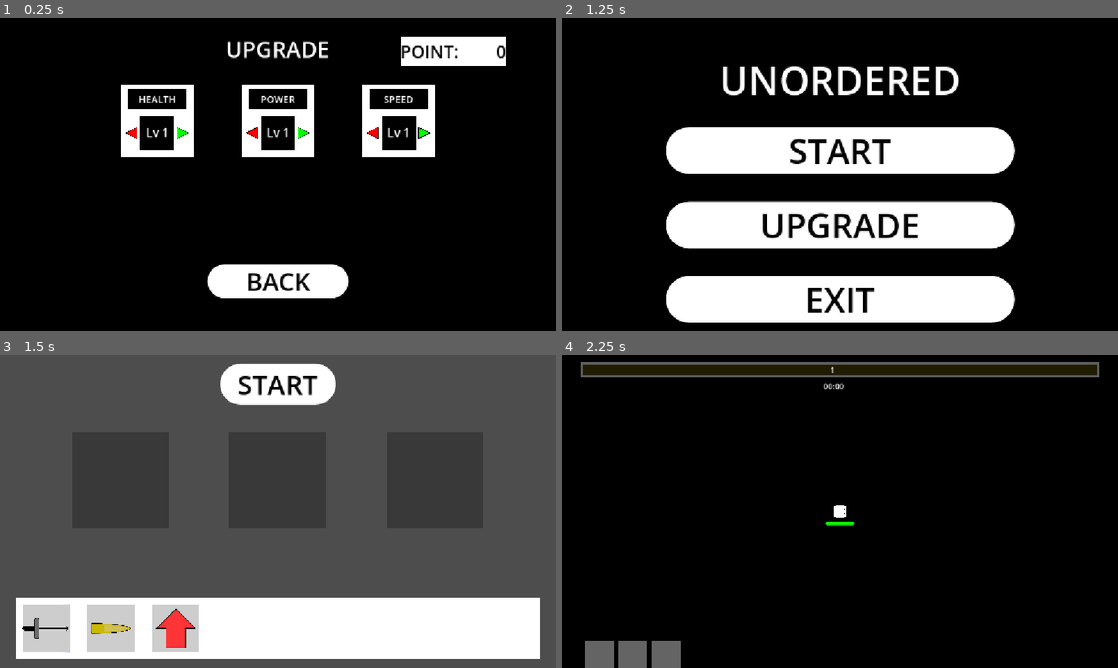
Above: before the commit, frames 1-4 (two rows, left to right).
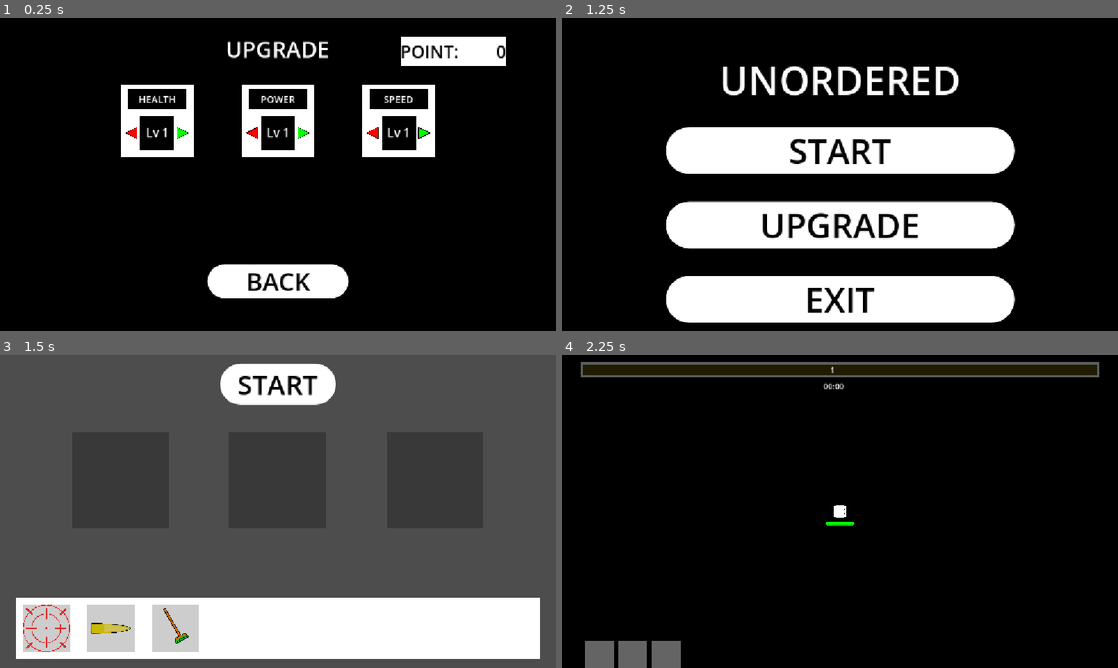
Above: after the commit, the same moments.

Repository: YamatoRyukyu/Unordered
Game: Godot game, scene res://Scenes/UpgradeScreen/upgrade_screen.tscn
The game is run twice, just before and just after one commit, with the same random seed, the same clock (stepped at 60 frames per second) and the same inputs. This scene is started directly instead of the project's main scene.
Inputs:
- Up to frame 1 (0.25 s): no input
- Up to frame 2 (1.25 s): click "BACK" at 0.5 s
- Up to frame 3 (1.5 s): click "START" at 1.25 s
- Up to frame 4 (2.25 s): click "START" at 2 s

Frames 1-2 are identical in both runs. In frame 3, 0.8% of the frame differs, in the area x 4-36%, y 79-96%; in frame 4, nothing differs.
Error after the commit: Cannot call method 'queue_free' on a null value. (res://Scripts/Singletons/audio_manager.gd:33)

Commit message:
[feature]BGM and SE

Diff:
--- a/Datas/SaveData.gd
+++ b/Datas/SaveData.gd
@@ -39,7 +39,6 @@
 	for action in action_resource_dicts:
 		if action["name"] == action_name:
 			action["is_unlocked"] =true
-			print(action.name,"unlocked")
 			return
 	return
 
--- a/Scenes/ActionDatas/Bomb/Bomb.tscn
+++ b/Scenes/ActionDatas/Bomb/Bomb.tscn
@@ -1,8 +1,9 @@
-[gd_scene load_steps=8 format=3 uid="uid://c7ip11hfvoh4k"]
+[gd_scene load_steps=9 format=3 uid="uid://c7ip11hfvoh4k"]
 
 [ext_resource type="PackedScene" uid="uid://dghc1ei1q2aew" path="res://Scenes/ActionDatas/ActionBase.tscn" id="1_q0avp"]
 [ext_resource type="Texture2D" uid="uid://bloxfju2tp5w1" path="res://Pictures/sight.png" id="2_8a5ev"]
 [ext_resource type="Script" uid="uid://tkv7ddvodfke" path="res://Scenes/ActionDatas/Bomb/bomb.gd" id="2_c5o74"]
+[ext_resource type="AudioStream" uid="uid://dyy0vfuwrujrm" path="res://Audios/SE/Bullet/輪ゴム弾・ゴム銃.mp3" id="3_e1hii"]
 [ext_resource type="PackedScene" uid="uid://b3lt5xeqjytxk" path="res://Scenes/Particles/Explosion/explosion.tscn" id="4_07347"]
 
 [sub_resource type="Curve" id="Curve_c5o74"]
@@ -37,6 +38,7 @@
 base_attack_rotation = 45
 attack_speed = 1.0
 knockback_force = 0.0
+se = ExtResource("3_e1hii")
 
 [node name="CollisionShape2D" parent="." index="0"]
 disabled = true
--- a/Scenes/ActionDatas/Broom/broom.tscn
+++ b/Scenes/ActionDatas/Broom/broom.tscn
@@ -1,20 +1,22 @@
-[gd_scene load_steps=5 format=3 uid="uid://dc7t505t6qfjl"]
+[gd_scene load_steps=6 format=3 uid="uid://dc7t505t6qfjl"]
 
 [ext_resource type="PackedScene" uid="uid://dghc1ei1q2aew" path="res://Scenes/ActionDatas/ActionBase.tscn" id="1_5oyq0"]
 [ext_resource type="Script" uid="uid://r8ppq3cqx4ff" path="res://Scenes/ActionDatas/Broom/broom.gd" id="2_nlal2"]
 [ext_resource type="Texture2D" uid="uid://dlol1cnq80lkc" path="res://Pictures/ホウキ.png" id="2_xbqbi"]
+[ext_resource type="AudioStream" uid="uid://cpcdfv2fgbo4m" path="res://Audios/SE/Broom/maou_se_sound_ignition02.mp3" id="3_ma6qs"]
 
 [sub_resource type="RectangleShape2D" id="RectangleShape2D_nlal2"]
 size = Vector2(398, 135)
 
 [node name="Area2D" instance=ExtResource("1_5oyq0")]
-collision_layer = 0
-collision_mask = 0
 script = ExtResource("2_nlal2")
 base_attack_damage = 0.0
+base_buff_amount = 1.0
 base_attack_distance = 600.0
+base_attack_rotation = 45
 attack_speed = 500.0
 knockback_force = 5000.0
+se = ExtResource("3_ma6qs")
 
 [node name="Sprite2D" parent="CollisionShape2D" index="0"]
 scale = Vector2(1.0100001, 1)
--- a/Scenes/ActionDatas/Buff/buff.gd
+++ b/Scenes/ActionDatas/Buff/buff.gd
@@ -14,7 +14,8 @@
 
 func _physics_process(delta: float) -> void:
 	global_rotation =0.0
-	global_position =follow.global_position +dist_to_follow
+	if follow:
+		global_position =follow.global_position +dist_to_follow
 
 	if base_size != scale:
 		scale =base_size
--- a/Scenes/ActionDatas/Buff/buff.tscn
+++ b/Scenes/ActionDatas/Buff/buff.tscn
@@ -1,13 +1,19 @@
-[gd_scene load_steps=4 format=3 uid="uid://dy2a8fbu2umnj"]
+[gd_scene load_steps=5 format=3 uid="uid://dy2a8fbu2umnj"]
 
 [ext_resource type="PackedScene" uid="uid://dghc1ei1q2aew" path="res://Scenes/ActionDatas/ActionBase.tscn" id="1_s0j1c"]
 [ext_resource type="Script" uid="uid://5dblai53vhl2" path="res://Scenes/ActionDatas/Buff/buff.gd" id="2_doobx"]
 [ext_resource type="Texture2D" uid="uid://bw0ixqqrjj82x" path="res://Pictures/Arrow/上矢印.png" id="2_x5w85"]
+[ext_resource type="AudioStream" uid="uid://ei3es42u113w" path="res://Audios/SE/Buff/maou_se_system42.mp3" id="3_sqbr0"]
 
 [node name="Area2D" instance=ExtResource("1_s0j1c")]
 script = ExtResource("2_doobx")
 base_attack_damage = 0.0
 base_buff_amount = 2.0
+base_attack_distance = 3000.0
+base_attack_rotation = 45
+attack_speed = 2500.0
+knockback_force = 0.0
+se = ExtResource("3_sqbr0")
 
 [node name="Sprite2D" parent="CollisionShape2D" index="0"]
 scale = Vector2(0.1, 0.1)
--- a/Scenes/ActionDatas/Bullet/bullet.tscn
+++ b/Scenes/ActionDatas/Bullet/bullet.tscn
@@ -1,7 +1,8 @@
-[gd_scene load_steps=6 format=3 uid="uid://rk7dd6ym3uyb"]
+[gd_scene load_steps=7 format=3 uid="uid://rk7dd6ym3uyb"]
 
 [ext_resource type="PackedScene" uid="uid://dghc1ei1q2aew" path="res://Scenes/ActionDatas/ActionBase.tscn" id="1_c5vmv"]
 [ext_resource type="Script" uid="uid://n8c3wgaf3ueu" path="res://Scenes/ActionDatas/Bullet/bullet.gd" id="2_nb44r"]
+[ext_resource type="AudioStream" uid="uid://dyy0vfuwrujrm" path="res://Audios/SE/Bullet/輪ゴム弾・ゴム銃.mp3" id="3_j374f"]
 [ext_resource type="Texture2D" uid="uid://cii5uqa2dtyvf" path="res://Pictures/bullet.png" id="3_m4xt4"]
 
 [sub_resource type="RectangleShape2D" id="RectangleShape2D_j374f"]
@@ -15,8 +16,12 @@
 collision_mask = 4
 script = ExtResource("2_nb44r")
 base_attack_damage = 100.0
+base_buff_amount = 1.0
 base_attack_distance = 300.0
+base_attack_rotation = 45
 attack_speed = 500.0
+knockback_force = 0.0
+se = ExtResource("3_j374f")
 
 [node name="CollisionShape2D" parent="." index="0"]
 shape = SubResource("RectangleShape2D_j374f")
--- a/Scenes/ActionDatas/SwingSword/sword.tscn
+++ b/Scenes/ActionDatas/SwingSword/sword.tscn
@@ -1,8 +1,9 @@
-[gd_scene load_steps=5 format=3 uid="uid://c7q3e3hmm234i"]
+[gd_scene load_steps=6 format=3 uid="uid://c7q3e3hmm234i"]
 
 [ext_resource type="PackedScene" uid="uid://dghc1ei1q2aew" path="res://Scenes/ActionDatas/ActionBase.tscn" id="1_10thk"]
 [ext_resource type="Script" uid="uid://dm5j5xx3nmwp5" path="res://Scenes/ActionDatas/SwingSword/sword.gd" id="2_ayi66"]
 [ext_resource type="Texture2D" uid="uid://b4yrvowxye0ed" path="res://Pictures/action_sword.png" id="2_woq7k"]
+[ext_resource type="AudioStream" uid="uid://dr72bs8fabedr" path="res://Audios/SE/Sword/剣の素振り2.mp3" id="3_ayi66"]
 
 [sub_resource type="RectangleShape2D" id="RectangleShape2D_10thk"]
 size = Vector2(310, 70)
@@ -18,6 +19,7 @@
 base_attack_rotation = 45
 attack_speed = 500.0
 knockback_force = 3000.0
+se = ExtResource("3_ayi66")
 
 [node name="CollisionShape2D" parent="." index="0"]
 visible = false
--- a/Scenes/Enemys/Bomber/bomber.tscn
+++ b/Scenes/Enemys/Bomber/bomber.tscn
@@ -36,7 +36,6 @@
 [node name="EnemyBase" instance=ExtResource("1_uhmw8")]
 scale = Vector2(0.3, 0.3)
 script = ExtResource("2_pcwj2")
-base_power = 50.0
 speed = 500.0
 unlock_action_name = "bomb"
 
--- a/Scenes/Enemys/EnemyBase/enemy_base.gd
+++ b/Scenes/Enemys/EnemyBase/enemy_base.gd
@@ -8,6 +8,7 @@
 @export var xp_amount: int =1
 
 @export var unlock_action_name: String =""
+@onready var damage_se: AudioStream =preload("res://Audios/SE/EnemyDamage/maou_se_sound16.mp3")
 
 var health: float
 var knockback_velocity: Vector2 =Vector2.ZERO
@@ -64,6 +65,7 @@
 
 func take_damage(damage: float) ->void:
 	health -= damage
+	AudioManager.play_sfx(damage_se, global_position)
 	_damage_timer_setting(damage)
 
 	if health <= 0:
--- a/Scenes/Enemys/Sticky/sticky.tscn
+++ b/Scenes/Enemys/Sticky/sticky.tscn
@@ -5,7 +5,7 @@
 [ext_resource type="Texture2D" uid="uid://k1threoy8t00" path="res://Pictures/enemy1.png" id="3_k75db"]
 
 [sub_resource type="CircleShape2D" id="CircleShape2D_k75db"]
-radius = 270.1851
+radius = 249.99997
 
 [sub_resource type="CircleShape2D" id="CircleShape2D_qhd3p"]
 
@@ -22,6 +22,8 @@
 texture = ExtResource("3_k75db")
 
 [node name="AttackZone" type="Area2D" parent="." index="3"]
+collision_layer = 0
+collision_mask = 2
 
 [node name="CollisionShape2D" type="CollisionShape2D" parent="AttackZone" index="0"]
 scale = Vector2(26.875, 26.875)
--- a/Scenes/GameSequence/survive_game.gd
+++ b/Scenes/GameSequence/survive_game.gd
@@ -4,11 +4,13 @@
 var pause_scene: PackedScene
 
 @export_range(0, 4096, 0.001) var spawn_span: float =0.5
+@export var BGM: AudioStream
 
 func _ready() -> void:
 	%spawn_timer.wait_time = spawn_span
 	time_count =0
 	pause_scene =preload("res://Scenes/GameSequence/pause.tscn")
+	AudioManager.play_bgm(BGM, 0.0)
 	_timer_to_watch()
 
 func spawn_mob():
@@ -21,8 +23,10 @@
 
 
 func _on_player_health_depleted() -> void:
+	AudioManager.stop_bgm()
 	GameManager.survive_time =time_count
 	GameManager.load_game_over_scene()
+	queue_free()
 
 func _on_player_exp_update(current:float, next:float, level:float) -> void:
 	%ExpBar.max_value = next
--- a/Scenes/GameSequence/survive_game.tscn
+++ b/Scenes/GameSequence/survive_game.tscn
@@ -1,7 +1,8 @@
-[gd_scene load_steps=11 format=3 uid="uid://7iibam0arwit"]
+[gd_scene load_steps=12 format=3 uid="uid://7iibam0arwit"]
 
 [ext_resource type="Script" uid="uid://x82fgm2dlvrh" path="res://Scenes/GameSequence/survive_game.gd" id="1_40q2b"]
 [ext_resource type="PackedScene" uid="uid://wstvskhsbghf" path="res://Scenes/Player/Player.tscn" id="1_74p8y"]
+[ext_resource type="AudioStream" uid="uid://c2ewqk44hg8su" path="res://Audios/BGM/bit-bit-loop-127680.mp3" id="2_ih4h7"]
 [ext_resource type="PackedScene" uid="uid://duy05ssb45hrk" path="res://Scenes/HUD/hp_bar.tscn" id="3_40q2b"]
 [ext_resource type="PackedScene" uid="uid://eo11qkw78wp1" path="res://Scenes/ActionSlot/action_slot.tscn" id="4_am3ab"]
 [ext_resource type="Script" uid="uid://dv0vjuq65lx2t" path="res://Scenes/EXP/exp_manager.gd" id="4_d1rg3"]
@@ -32,6 +33,7 @@
 
 [node name="Game" type="Node2D"]
 script = ExtResource("1_40q2b")
+BGM = ExtResource("2_ih4h7")
 
 [node name="Player" parent="." instance=ExtResource("1_74p8y")]
 unique_name_in_owner = true
--- a/Scenes/Player/Player.tscn
+++ b/Scenes/Player/Player.tscn
@@ -23,7 +23,6 @@
 motion_mode = 1
 script = ExtResource("1_ft8w5")
 action_resources = Array[ExtResource("2_t26db")]([ExtResource("2_ude3g"), ExtResource("3_4wape"), ExtResource("4_t26db")])
-base_health = 500.0
 
 [node name="CollisionShape2D" type="CollisionShape2D" parent="."]
 position = Vector2(-0.5, 0)
--- a/Scenes/Player/player.gd
+++ b/Scenes/Player/player.gd
@@ -8,6 +8,8 @@
 @export var action_resources: Array[ActionData]
 var action_index
 var action_len
+
+@export var action_rate: float =0.6
 
 var health: float
 var speed: float
@@ -27,7 +29,7 @@
 }
 
 func _ready() -> void:
-	$ActionTimer.wait_time = 1.0
+	$ActionTimer.wait_time = action_rate
 	action_index =0
 	action_resources =GameManager.player_actions
 	action_len = action_resources.size()
--- /dev/null
+++ b/Scripts/Singletons/audio_manager.gd
@@ -0,0 +1,57 @@
+extends Node
+
+const BGM_BUS_NAME ="BGM"
+const SFX_BUS_NAME ="SFX"
+
+@onready var bgm_bus_index = AudioServer.get_bus_index(BGM_BUS_NAME)
+@onready var sfx_bus_index = AudioServer.get_bus_index(SFX_BUS_NAME)
+
+var bgm_player: AudioStreamPlayer
+
+func _ready() -> void:
+	if bgm_bus_index ==-1:
+		push_error("Audio Bus '%s' not found" % BGM_BUS_NAME)
+	if sfx_bus_index ==-1:
+		push_error("Audio Bus '%s' not found" %SFX_BUS_NAME)
+	set_bgm_volume(0.1)
+	set_sfx_volume(0.1)
+
+func play_bgm(stream: AudioStream, fade_in_duration: float =5.0):
+	if not bgm_player:
+		bgm_player = AudioStreamPlayer.new()
+		bgm_player.bus =BGM_BUS_NAME
+		add_child(bgm_player)
+
+	bgm_player.stream =stream
+	bgm_player.volume_db = -80.0
+	bgm_player.play()
+
+	var tween = create_tween()
+	tween.tween_property(bgm_player, "volume_db", 0.0, fade_in_duration)
+
+func stop_bgm():
+	bgm_player.queue_free()
+
+func play_sfx(stream: AudioStream, position:Vector2 =Vector2.ZERO):
+	var player: Node
+	if position == Vector2.ZERO:
+		player = AudioStreamPlayer.new()
+	else :
+		player = AudioStreamPlayer2D.new()
+		player.global_position =position
+
+	player.stream =stream
+	player.bus =SFX_BUS_NAME
+	add_child(player)
+	player.play()
+	player.finished.connect(func(): player.queue_free())
+
+func set_bgm_volume(linear_volume: float):
+	if bgm_bus_index ==-1:
+		return
+	AudioServer.set_bus_volume_db(bgm_bus_index, linear_to_db(clampf(linear_volume, 0.0, 1.0)))
+
+func set_sfx_volume(linear_volume: float):
+	if sfx_bus_index == -1:
+		return
+	AudioServer.set_bus_volume_db(sfx_bus_index, linear_to_db(clampf(linear_volume, 0.0, 1.0)))
--- a/Scripts/Singletons/game_manager.gd
+++ b/Scripts/Singletons/game_manager.gd
@@ -26,12 +26,13 @@
 	save_res.init_action_dictionary()
 
 	save_res.unlock_action("bullet")
-	save_res.unlock_action("buff")
-	save_res.unlock_action("sword")
+	save_res.unlock_action("bomb")
+	save_res.unlock_action("broom")
 
 	save_game_data()
 
 func load_title_scene():
+	AudioManager.stop_bgm()
 	get_tree().change_scene_to_file(title_scene_path)
 
 func load_prepare_scene():
@@ -53,7 +54,6 @@
 		init_save_data()
 
 func unlock_action(name: String) -> void:
-	print(save_res.is_action_unlocked(name))
 	if not save_res.is_action_unlocked(name):
 		save_res.unlock_action(name)
 
--- a/Scripts/action.gd
+++ b/Scripts/action.gd
@@ -9,19 +9,23 @@
 @export var attack_speed: float =2500.0
 @export var knockback_force :float =0.0
 
+@export var se: AudioStream
+
 var player: Node2D
 
 func _ready() -> void:
 	player = get_tree().root.get_node("Game/Player")
 	connect("body_entered", _on_body_entered)
-	connect("touched_enemy", _on_touched_enemy)
+	#connect("touched_enemy", _on_touched_enemy)
+	play_action_se()
+
+func play_action_se():
+	AudioManager.play_sfx(se, global_position)
 
 func _on_body_entered(body: Node2D) -> void:
 	if body.has_method("take_damage"):
-		var action_area = player.get_node("action_area")
-		if action_area.has_method("calc_damage"):
-			action_area.calc_damage(body, base_attack_damage)
-			touched_enemy.emit()
+		body.take_damage(base_attack_damage)
+		touched_enemy.emit()
 
 	if body.has_method("apply_knockback"):
 		var direction =(body.global_position - global_position).normalized()
--- /dev/null
+++ b/default_bus_layout.tres
@@ -0,0 +1,15 @@
+[gd_resource type="AudioBusLayout" format=3 uid="uid://boadnwefgvjae"]
+
+[resource]
+bus/1/name = &"BGM"
+bus/1/solo = false
+bus/1/mute = false
+bus/1/bypass_fx = false
+bus/1/volume_db = -0.32825565
+bus/1/send = &"Master"
+bus/2/name = &"SFX"
+bus/2/solo = false
+bus/2/mute = false
+bus/2/bypass_fx = false
+bus/2/volume_db = 0.0
+bus/2/send = &"Master"
--- a/project.godot
+++ b/project.godot
@@ -18,6 +18,7 @@
 [autoload]
 
 GameManager="*res://Scripts/Singletons/game_manager.gd"
+AudioManager="*res://Scripts/Singletons/audio_manager.gd"
 
 [display]
 
Not shown, added: Scripts/Singletons/audio_manager.gd.uid
